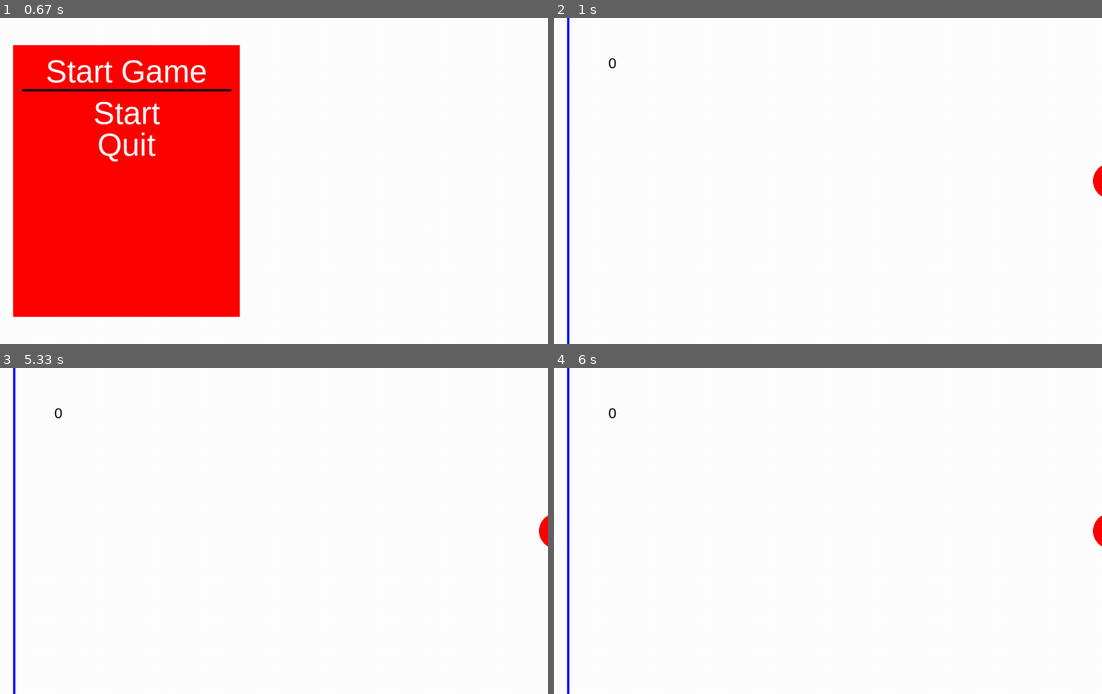
Above: before the commit, frames 1-4 (two rows, left to right).
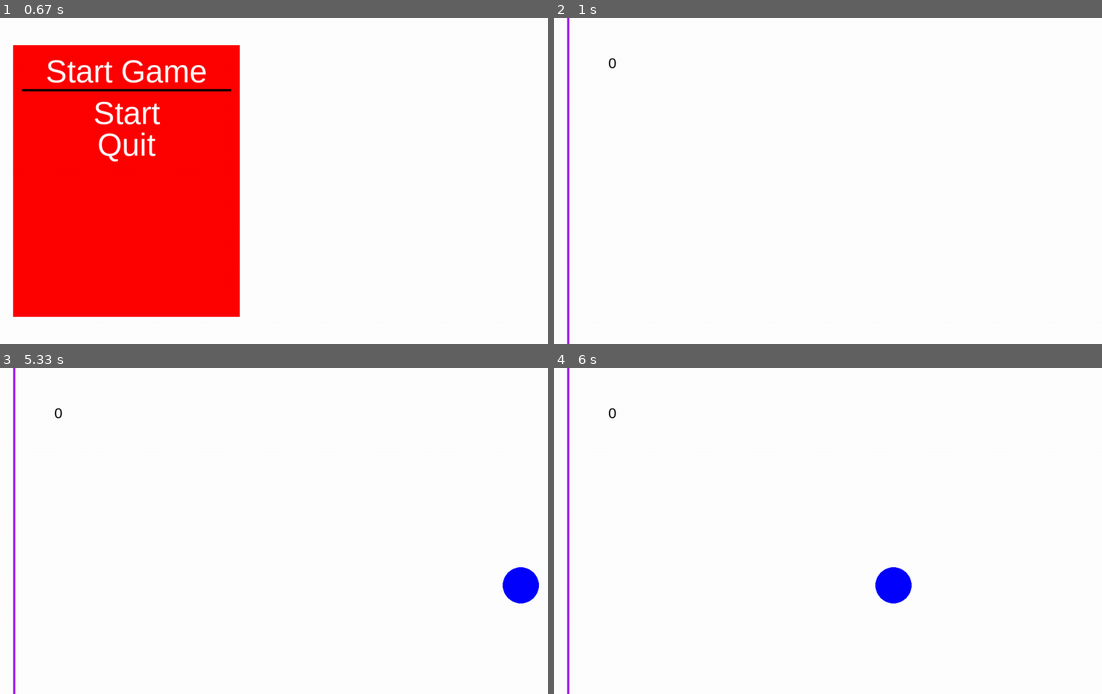
Above: after the commit, the same moments.

Repository: SUPERDERP1/TKinter
Game: pygame game, started from rythemgame.py
Two runs of this game, one before a commit and one after it. Both use one fixed random seed, a clock stepped at 60 frames per second and the inputs below.
Inputs (mouse positions are in pixels of both pictures, inside the frame that each line leads up to):
- Up to frame 1 (0.67 s): no input
- Up to frame 2 (1 s): click (680, 112) at 0.88 s
- Up to frame 3 (5.33 s): tap Enter at 1.17 s
- Up to frame 4 (6 s): no input

Frame 1 is identical in both runs. In frame 2, 0.6% of the frame differs, in the area x 2-100%, y 0-100%; in frame 3, 1.2%; in frame 4, 1.2%.

Commit message:
works WOOOOOOOO

Diff:
--- a/rythemgame.py
+++ b/rythemgame.py
@@ -15,9 +15,11 @@
 textRect = text.get_rect()
 textRect.center = (200, 100)
 # note pos
-player_pos = pygame.Vector2(1300, screen.get_height() / 2)
-player_pos2 = pygame.Vector2(1300, screen.get_height() / 2)
-active = [False, False, False]
+player_pos = pygame.Vector2(1400, 240)
+player_pos2 = pygame.Vector2(1400, 240)
+bplayer_pos = pygame.Vector2(1400, 480)
+bplayer_pos2 = pygame.Vector2(1400, 480)
+active = [False, False, False, False]
 # timer
 timer = 0
 # menu variables
@@ -27,7 +29,6 @@
 squareWidth = 40
 # menu declaration
 menu = pygameGUI.Menu("Start Game", "white", fontA, 500, 600, image= None, pos=(100,60))
-#
 startB = pygameGUI.Text("Start", fontA, (255, 255, 255), (640, 450))
 quitB = pygameGUI.Text("Quit", fontA, (255, 255, 255))
 
@@ -38,6 +39,7 @@
 menu.add(quitB)
 
 timings = [6,7,10,11]
+btimings = [5,6,9,10]
 
 while running:
     # poll for events
@@ -59,13 +61,21 @@
 
         if event.type == pygame.KEYDOWN:
 
-            if event.key == pygame.K_SPACE:
+            if event.key == pygame.K_f:
 
                 if rect.colliderect(circle):
-                    player_pos = pygame.Vector2(1300, screen.get_height() / 2)
-                    score += 1
-                    text = font.render(str(score), True, "black")
-                    screen.blit(text, textRect)
+                    player_pos.xy = 1400, 240
+                    score += 1
+                    text = font.render(str(score), True, "black")
+                    screen.blit(text, textRect)
+                    active[0] = False
+
+                elif rect.colliderect(circle2):
+                    player_pos2.xy = 1400,240
+                    score += 1
+                    text = font.render(str(score), True, "black")
+                    screen.blit(text, textRect)
+                    active[1] = False
 
                 else:
                     score -= 1
@@ -74,12 +84,43 @@
                     testX = 100
 
                     if player_pos.x < player_pos2.x:
-                        player_pos.x = 1300
+                        player_pos.x = 1400
                         active[0] = False
 
                     else:
-                        player_pos2.x = 1300
+                        player_pos2.x = 1400
                         active[1] = False
+
+            if event.key == pygame.K_j:
+
+                if rect.colliderect(bcircle):
+                    bplayer_pos.xy = 1400, 480
+                    score += 1
+                    text = font.render(str(score), True, "black")
+                    screen.blit(text, textRect)
+                    active[2] = False
+
+                elif rect.colliderect(bcircle2):
+                    bplayer_pos2.xy = 1400, 480
+                    score += 1
+                    text = font.render(str(score), True, "black")
+                    screen.blit(text, textRect)
+                    active[3] = False
+
+                else:
+                    score -= 1
+                    text = font.render(str(score), True, "black")
+                    screen.blit(text, textRect)
+                    testX = 100
+
+                    if bplayer_pos.x < bplayer_pos2.x:
+                        bplayer_pos.x = 1400
+                        active[2] = False
+
+                    else:
+                        bplayer_pos2.x = 1400
+                        active[3] = False
+
 
     if not menuActive:
 
@@ -89,22 +130,38 @@
         missrect = pygame.Rect(1, 0, 5, 720)
         circle = pygame.draw.circle(screen, "red", player_pos, 40)
         circle2 = pygame.draw.circle(screen, "red", player_pos2, 40)
+        bcircle = pygame.draw.circle(screen, "blue", bplayer_pos, 40)
+        bcircle2 = pygame.draw.circle(screen, "blue", bplayer_pos2, 40)
         rect = pygame.Rect(100, 0, 5, 720)
-        pygame.draw.rect(screen, "blue", rect)
+        pygame.draw.rect(screen, "purple", rect)
         screen.blit(text, textRect)
 
 
         if missrect.colliderect(circle):
             score -= 1
-            player_pos = pygame.Vector2(1300, screen.get_height()/2)
+            player_pos = pygame.Vector2(1400, 240)
             active[0] = False
             text = font.render(str(score), True, "black")
             screen.blit(text, textRect)
 
         if missrect.colliderect(circle2):
             score -= 1
-            player_pos2 = pygame.Vector2(1300, screen.get_height()/2)
+            player_pos2 = pygame.Vector2(1400, 240)
             active[1] = False
+            text = font.render(str(score), True, "black")
+            screen.blit(text, textRect)
+
+        if missrect.colliderect(bcircle):
+            score -= 1
+            bplayer_pos = pygame.Vector2(1400, 480)
+            active[2] = False
+            text = font.render(str(score), True, "black")
+            screen.blit(text, textRect)
+
+        if missrect.colliderect(bcircle2):
+            score -= 1
+            bplayer_pos2 = pygame.Vector2(1400, 480)
+            active[3] = False
             text = font.render(str(score), True, "black")
             screen.blit(text, textRect)
 
@@ -114,6 +171,11 @@
         if active[1] == True:
             player_pos2.x -= 10
 
+        if active[2] == True:
+            bplayer_pos.x -= 10
+
+        if active[3] == True:
+            bplayer_pos2.x -= 10
 
         # flip() the dispay to put your work on screen
         pygame.display.flip()
@@ -126,15 +188,25 @@
             print(timings)
             if seconds == sec and active[0] == False:
                 print("1 active ")
-                player_pos.x = 1300
+                player_pos.xy = 1400, 240
                 active[0] = True
                 del timings[0]
 
             elif seconds == sec and active[1] == False:
-                print("2 active ")
-                player_pos.x = 1300
+                player_pos2.xy = 1400, 240
                 active[1] = True
                 del timings[0]
+
+        for sec in btimings:
+            if seconds == sec and active[2] == False:
+                bplayer_pos.xy = 1400, 480
+                active[2] = True
+                del btimings[0]
+
+            elif seconds == sec and active[3] == False:
+                bplayer_pos2.xy = 1400, 480
+                active[3] = True
+                del btimings[0]
 
         dt = clock.tick(60) / 1000
     else:
